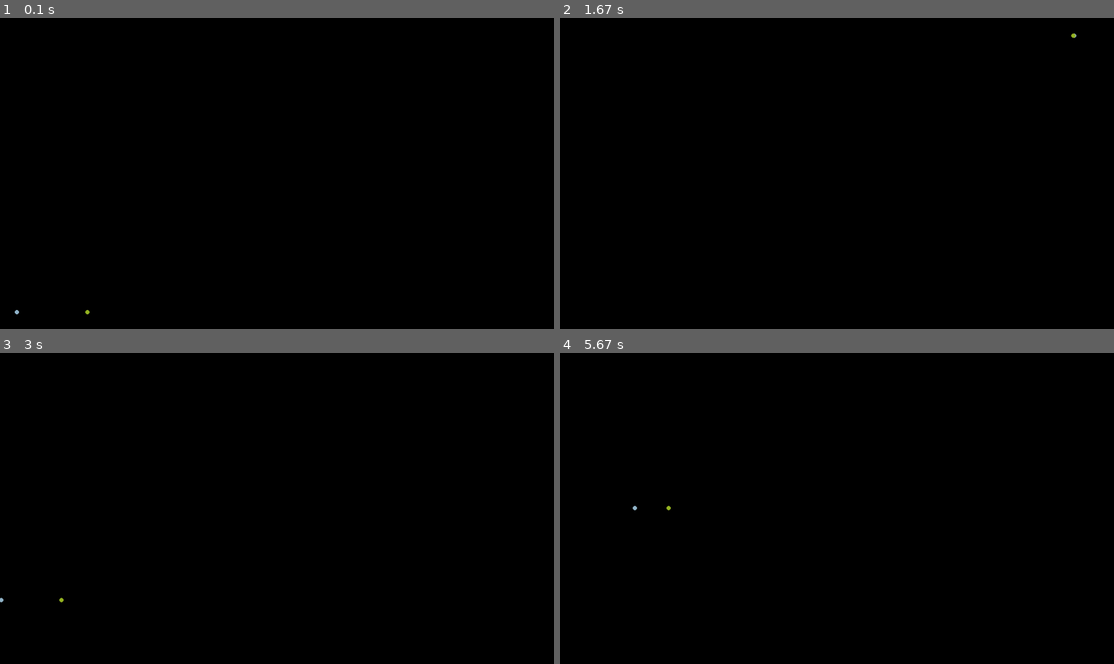
Above: before the commit, frames 1-4 (two rows, left to right).
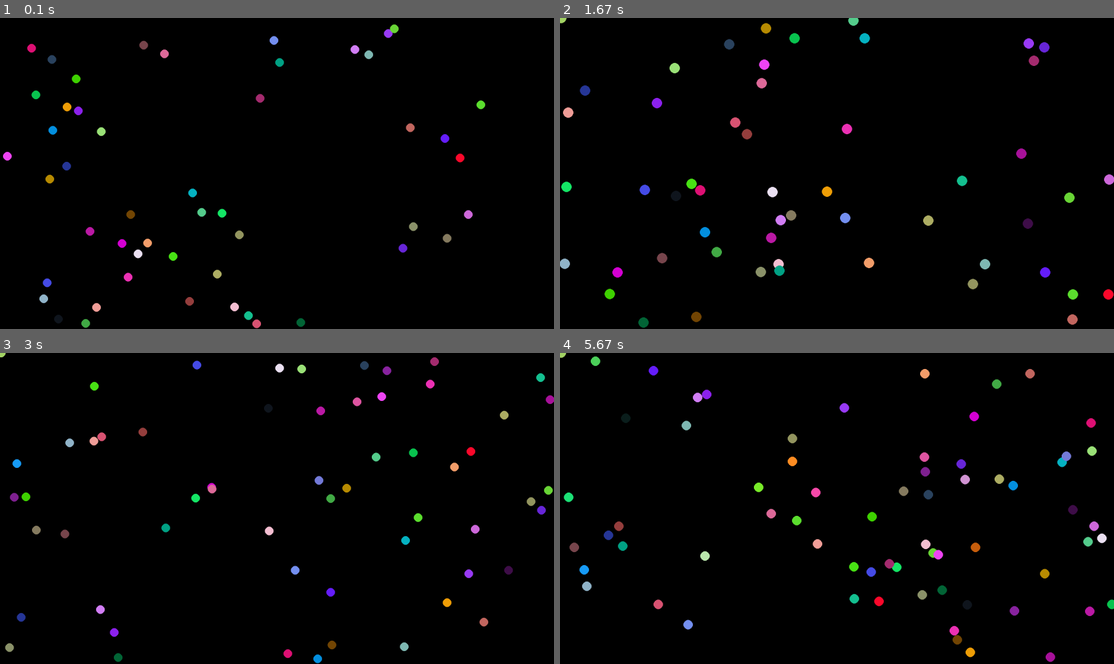
Above: after the commit, the same moments.

Repository: su2u4-1/my_code
Game: pygame game, started from python教學/碰撞.py
Two runs of this game, one before a commit and one after it. Both use one fixed random seed, a clock stepped at 60 frames per second and the inputs below.
Inputs (mouse positions are in pixels of both pictures, inside the frame that each line leads up to):
- Up to frame 1 (0.1 s): no input
- Up to frame 2 (1.67 s): hold D 0.33-0.8 s; hold W 0.83-1.13 s; tap Space at 0.9, 1.23, 1.53 s; hold D 1.17-1.63 s; move the mouse to (1014, 164) at 1.2 s
- Up to frame 3 (3 s): hold A 1.67-2.2 s; move the mouse to (144, 511) at 1.7 s; tap Space at 1.73, 2.03, 2.3, 2.63, 2.93 s; hold S 2.23-2.53 s; move the mouse to (105, 461) at 2.27 s; hold A 2.57-2.97 s; move the mouse to (360, 399) at 2.6 s
- Up to frame 4 (5.67 s): hold W 3-3.37 s; move the mouse to (903, 536) at 3.03 s; tap Space at 3.07, 3.47, 3.77, 4.13, 4.53, 4.83, 5.03, 5.33, 5.53 s; hold D 3.4-4.03 s; move the mouse to (848, 402) at 3.43 s; hold S 4.07-4.43 s; move the mouse to (637, 499) at 4.1 s; hold A 4.47-4.93 s; move the mouse to (842, 539) at 4.5 s; hold D 4.97-5.43 s; move the mouse to (820, 455) at 5 s; hold W from 5.47 s (still down); move the mouse to (981, 558) at 5.5 s

The runs differ from the first frame. In frame 1, 1.9% of the frame differs, in the area x 0-88%, y 1-100%; in frame 2, 2.7%; in frame 3, 2.1%; in frame 4, 2.9%, in the area x 0-100%, y 0-100%.

Commit message:
update ./python教學/碰撞.py

Diff:
--- a/python教學/碰撞.py
+++ b/python教學/碰撞.py
@@ -8,11 +8,10 @@
 # 球
 class Ball:
     # 初始化球,主要是設定球的各項屬性
-    def __init__(self, x: int | float, y: int | float, color: Sequence[int], r: int = 5, direction: int | float = -1):
+    def __init__(self, x: int, y: int, color: Sequence[int], direction: int = -1):
         self.x = x
         self.y = y
         self.color = color
-        self.r = r
         if direction == -1:
             self.d = ri(0, 360)
         else:
@@ -22,9 +21,9 @@
     def move(self, speed: int):
         self.x += sin(self.d / 180 * pi) * speed
         self.y += cos(self.d / 180 * pi) * speed
-        if self.x > W - self.r or self.x < 0 + self.r:
+        if self.x > W - Rr or self.x < 0 + Rr:
             self.d = 360 - self.d
-        if self.y > H - self.r or self.y < 0 + self.r:
+        if self.y > H - Rr or self.y < 0 + Rr:
             self.d = 540 - self.d
             if self.d >= 360:
                 self.d -= 360
@@ -35,12 +34,14 @@
 W = pygame.display.Info().current_w
 H = pygame.display.Info().current_h
 pygame.display.set_caption("碰撞")
-screen = pygame.display.set_mode((W, H), pygame.FULLSCREEN)
+screen = pygame.display.set_mode((W, H), pygame.RESIZABLE)
 clock = pygame.time.Clock()
 # 設定球與移動速度
-SPEED = 10
-ball_1 = Ball(ri(5, W - 5), ri(5, H - 5), (ri(0, 255), ri(0, 255), ri(0, 255)))
-ball_2 = Ball(ri(5, W - 5), ri(5, H - 5), (ri(0, 255), ri(0, 255), ri(0, 255)))
+Speed = 5
+Rr = 10
+balls: list[Ball] = []
+for _ in range(50):
+    balls.append(Ball(ri(5, W - 5), ri(5, H - 5), (ri(0, 255), ri(0, 255), ri(0, 255))))
 
 while True:
     # 如果視窗被關閉或esc被按下就關閉pygame且離開程式
@@ -52,15 +53,34 @@
             if event.key == pygame.K_ESCAPE:
                 pygame.quit()
                 exit()
+            elif event.key == pygame.K_SPACE:
+                mx, my = pygame.mouse.get_pos()
+                balls.append(Ball(mx, my, (ri(0, 255), ri(0, 255), ri(0, 255))))
+            elif event.key == pygame.K_w:
+                Speed += 1
+            elif event.key == pygame.K_s:
+                Speed -= 1
+                if Speed < 0:
+                    Speed = 0
+            elif event.key == pygame.K_a:
+                Rr -= 1
+                if Rr < 1:
+                    Rr = 1
+            elif event.key == pygame.K_d:
+                Rr += 1
 
     # 清空畫面
     screen.fill((0, 0, 0))
     # 讓球移動
-    ball_1.move(SPEED)
-    ball_2.move(SPEED)
-    # 繪製新的球
-    pygame.draw.circle(screen, ball_1.color, (round(ball_1.x), round(ball_1.y)), ball_1.r)
-    pygame.draw.circle(screen, ball_2.color, (round(ball_2.x), round(ball_1.y)), ball_2.r)
+    for i in balls:
+        i.move(Speed)
+        # 繪製新的球
+        pygame.draw.circle(screen, i.color, (round(i.x), round(i.y)), Rr)
+    for i in range(len(balls)):
+        for j in range(i, len(balls)):
+            if i != j:
+                if (balls[i].x - balls[j].x) ** 2 + (balls[i].y - balls[j].y) ** 2 <= Rr * 2:
+                    balls[i].d, balls[j].d = balls[j].d, balls[i].d
     # 更新畫面
     pygame.display.update()
-    clock.tick(100)
+    clock.tick()
